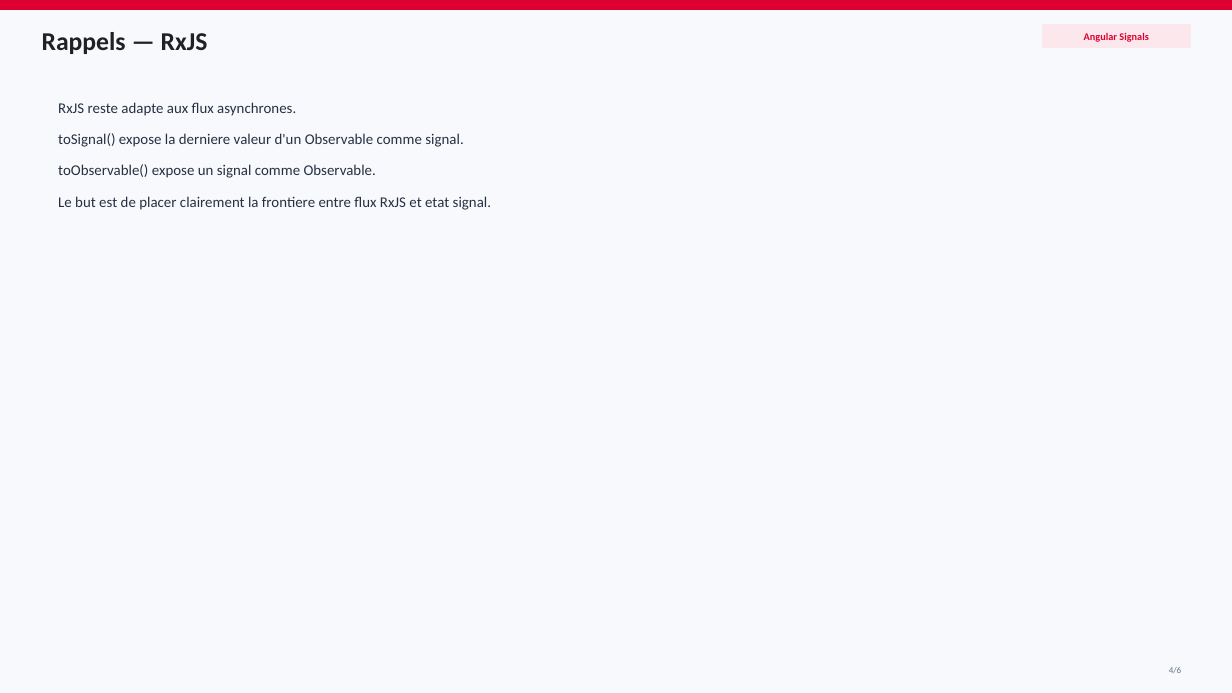
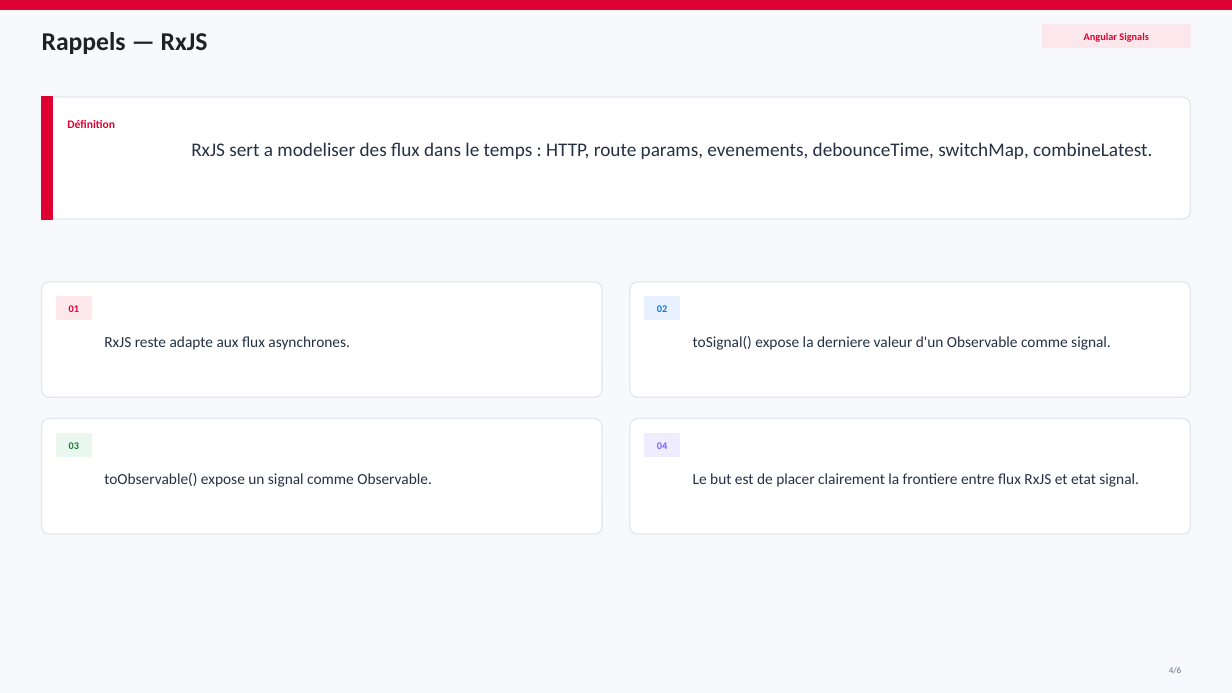
Before and after one commit to AchrafSlaoui/dojo-angular, a slide deck: slide 4 of docs/dojo-signals.pptx. Drawn at 1232x693 pixels with LibreOffice and Linux fonts; fonts in the diff are those of the drawing. Boxes give left, top, right and bottom in pixels: in the first picture for what was removed or moved away, otherwise in the second. Text is boxed around its words. In the diff, an @@ line names an element or a change of style, - is before the commit and + after.

```diff
--- a/docs/dojo-signals.pptx
+++ b/docs/dojo-signals.pptx
@@ rounded rectangle added at [42,97,1190,219], fill #FFFFFF, outline #E4E7EC 1 pt @@
@@ rectangle added at [42,97,53,219], fill #DD0031, outline #DD0031 1 pt @@
@@ text added at [67,120,115,128], 9 pt, text #DD0031, bold @@
+Définition
@@ text added at [191,142,1152,159], 15 pt, text #273043 @@
+RxJS sert a modeliser des flux dans le temps : HTTP, route params, evenements, debounceTime, switchMap, combineLatest.
@@ rounded rectangle added at [42,282,603,397], fill #FFFFFF, outline #E4E7EC 1 pt @@
@@ rectangle added at [56,297,91,320], fill #FCE7EC, outline #FCE7EC 0.75 pt, 8 pt, text #DD0031, bold @@
+01
@@ text "RxJS reste adapte aux flux ...": place and size @@
-text "RxJS reste adapte aux flux ..." at [58,102,296,116]
+text "RxJS reste adapte aux flux ..." at [104,336,350,350]
@@ rounded rectangle added at [630,282,1191,397], fill #FFFFFF, outline #E4E7EC 1 pt @@
@@ rectangle added at [645,297,680,320], fill #E8F1FF, outline #E8F1FF 0.75 pt, 8 pt, text #1976D2, bold @@
+02
@@ text "toSignal() expose la derniere valeur ...": place and size @@
-text "toSignal() expose la derniere valeur ..." at [58,133,463,147]
+text "toSignal() expose la derniere valeur ..." at [693,336,1111,350]
@@ rounded rectangle added at [42,419,603,534], fill #FFFFFF, outline #E4E7EC 1 pt @@
@@ rounded rectangle added at [630,419,1191,534], fill #FFFFFF, outline #E4E7EC 1 pt @@
@@ rectangle added at [56,433,91,457], fill #EAF7F0, outline #EAF7F0 0.75 pt, 8 pt, text #188038, bold @@
+03
@@ text "toObservable() expose un signal comme ...": place and size @@
-text "toObservable() expose un signal comme ..." at [58,164,376,178]
+text "toObservable() expose un signal comme ..." at [104,473,432,487]
@@ rectangle added at [645,433,680,457], fill #F0ECFF, outline #F0ECFF 0.75 pt, 8 pt, text #7B61FF, bold @@
+04
@@ size 11.6 to 12 pt in 4 elements at [104,336,350,350], [693,336,1111,350], [104,473,432,487], [693,473,1139,487] @@
@@ text "Le but est de placer ...": place and size @@
-text "Le but est de placer ..." at [58,196,491,210]
+text "Le but est de placer ..." at [693,473,1139,487]
```
Also in this commit, not shown: 3 other slides changed, 2 other files.
